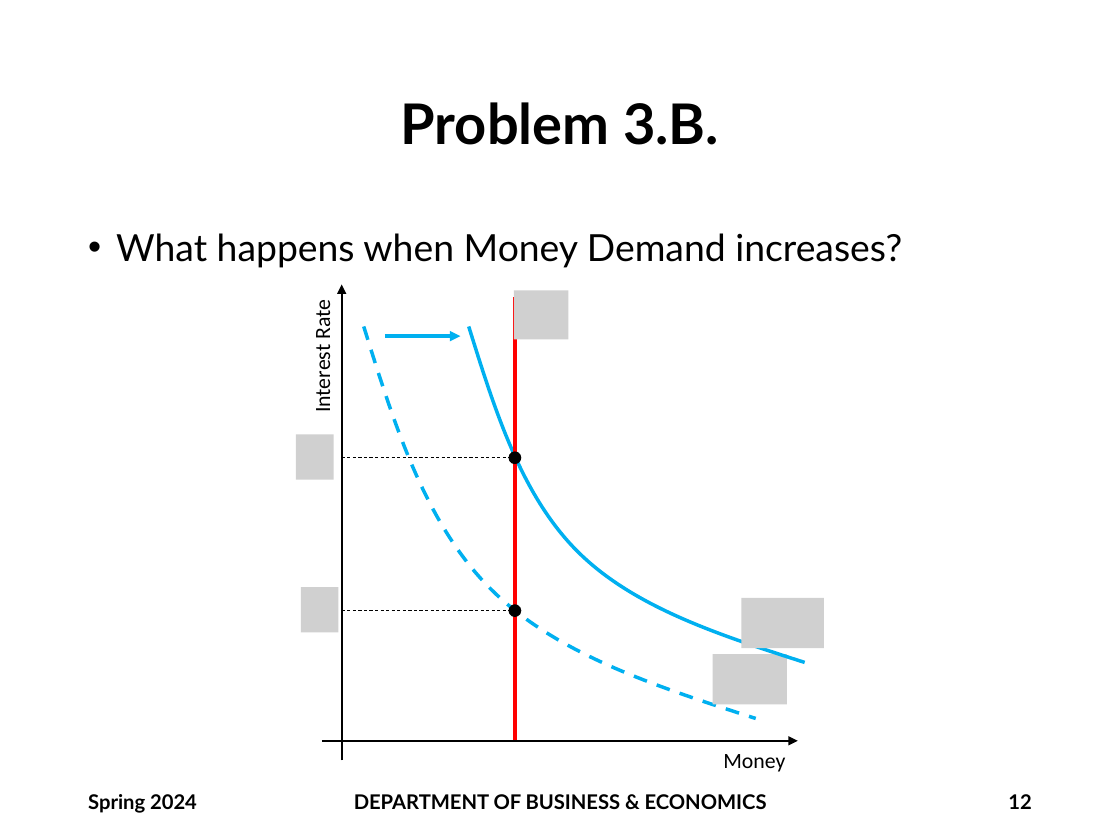
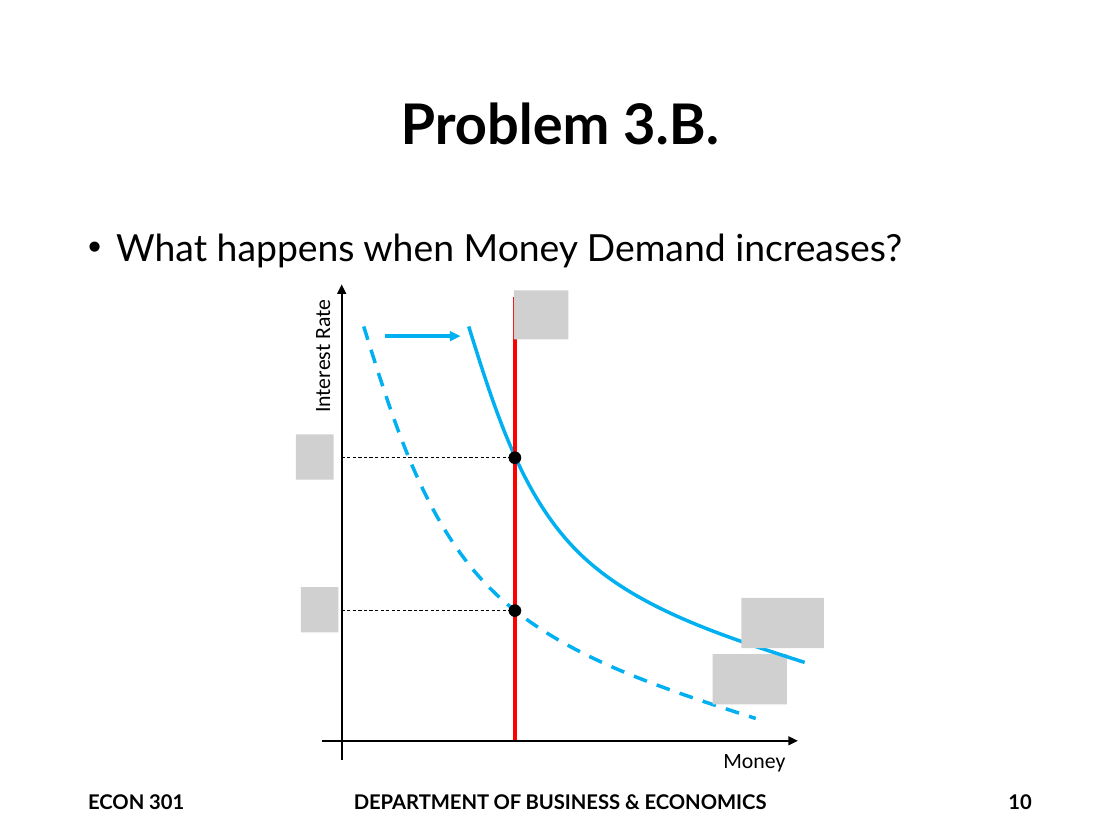
Before and after one commit to brianhwpark/brianhwpark.github.io, a slide deck: slide 10 of files/teaching-resources/monmouthcollege-econ-301/econ-301-final/ECON301-S2024-PracticeFinal-RECAP.pptx (slide 12 before the commit). Drawn at 1120x840 pixels with LibreOffice and Linux fonts; fonts in the diff are those of the drawing; grey boxes stand for pictures; background and template pictures are left out. Boxes give left, top, right and bottom in pixels: in the first picture for what was removed or moved away, otherwise in the second. Text is boxed around its words. In the diff, an @@ line names an element or a change of style, - is before the commit and + after.

```diff
--- a/files/teaching-resources/monmouthcollege-econ-301/econ-301-final/ECON301-S2024-PracticeFinal-RECAP.pptx
+++ b/files/teaching-resources/monmouthcollege-econ-301/econ-301-final/ECON301-S2024-PracticeFinal-RECAP.pptx
@@ text at (88,794,184,809): text changed @@
-Spring 2024
+ECON 301
@@ page number at (1008,794,1031,809): text changed @@
-12
+10
```
Also in this commit, not shown: 13 other slides changed, 2 slides removed, 12 other files.
